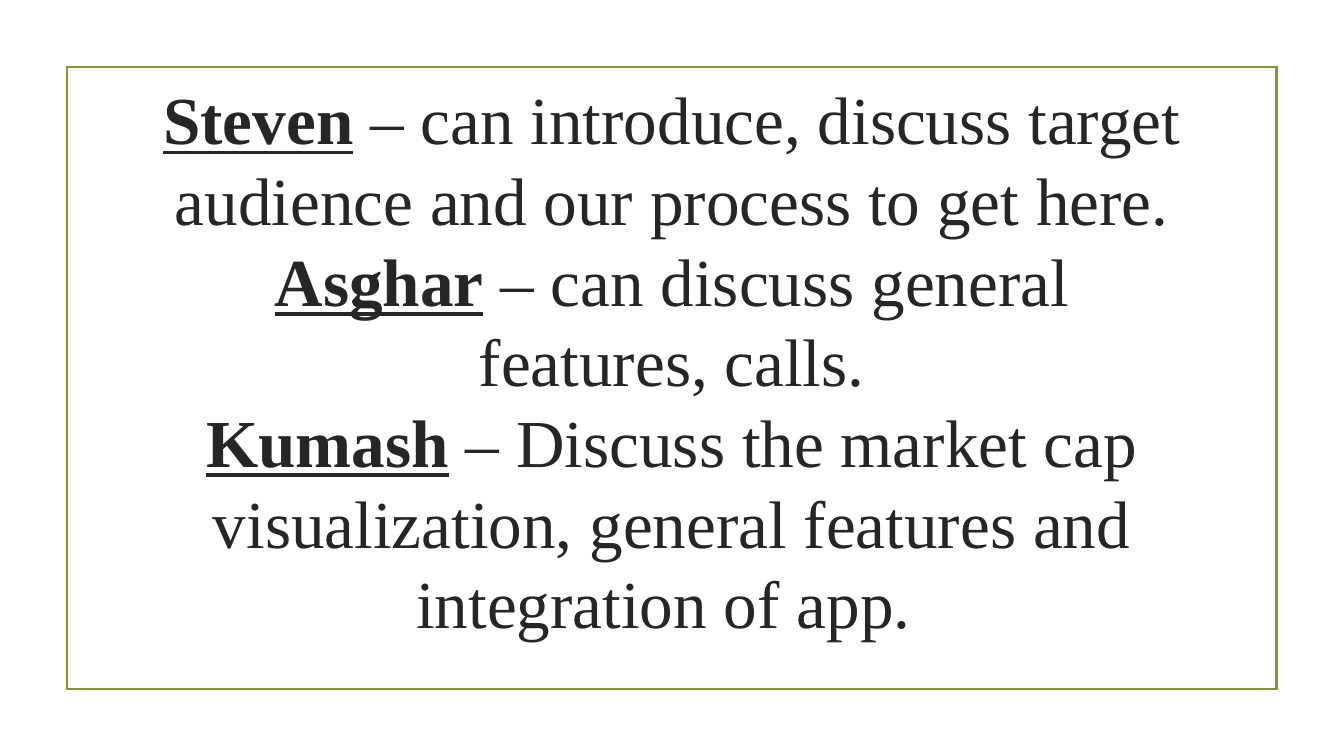
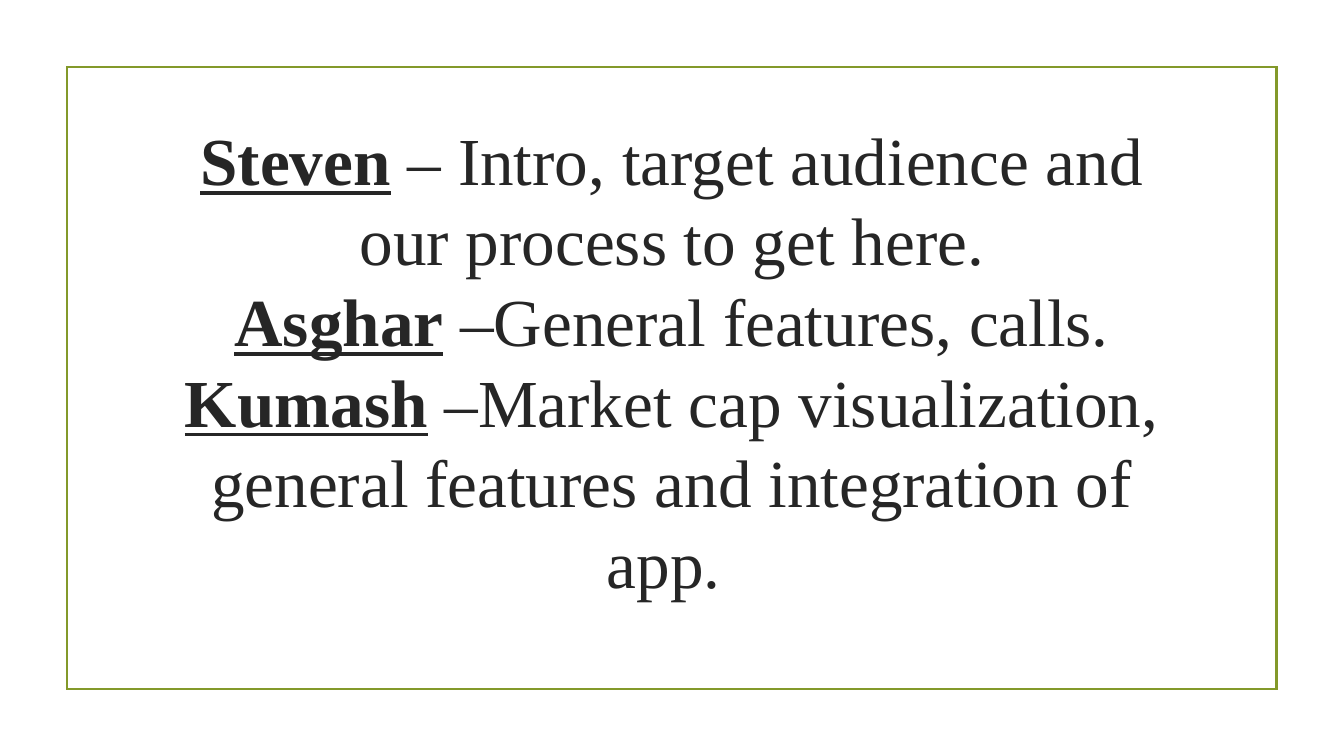
Before and after one commit to StevenTraboulay/StockApp.github.io, a slide deck: slide 2 of Rough work/Project Presentation.pptx. Drawn at 1344x756 pixels with LibreOffice and Linux fonts; fonts in the diff are those of the drawing; background and template pictures are left out. Boxes give left, top, right and bottom in pixels: in the first picture for what was removed or moved away, otherwise in the second. Text is boxed around its words. In the diff, an @@ line names an element or a change of style, - is before the commit and + after.

```diff
--- a/Rough work/Project Presentation.pptx
+++ b/Rough work/Project Presentation.pptx
@@ title at [185,138,1159,601]: text changed @@
-Steven – can introduce, discuss target audience and our process to get here.
-Asghar – can discuss general features, calls.
-Kumash – Discuss the market cap visualization, general features and integration of app.
+Steven – Intro, target audience and our process to get here.
+Asghar –General features, calls.
+Kumash –Market cap visualization, general features and integration of app.
```
Also in this commit, not shown: 3 other slides changed, 1 other file.
